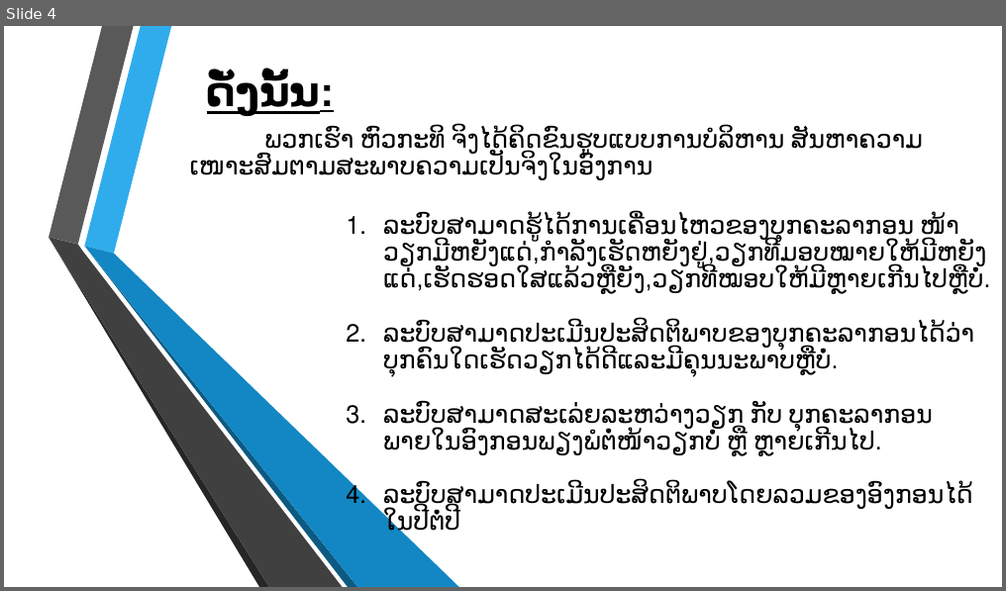
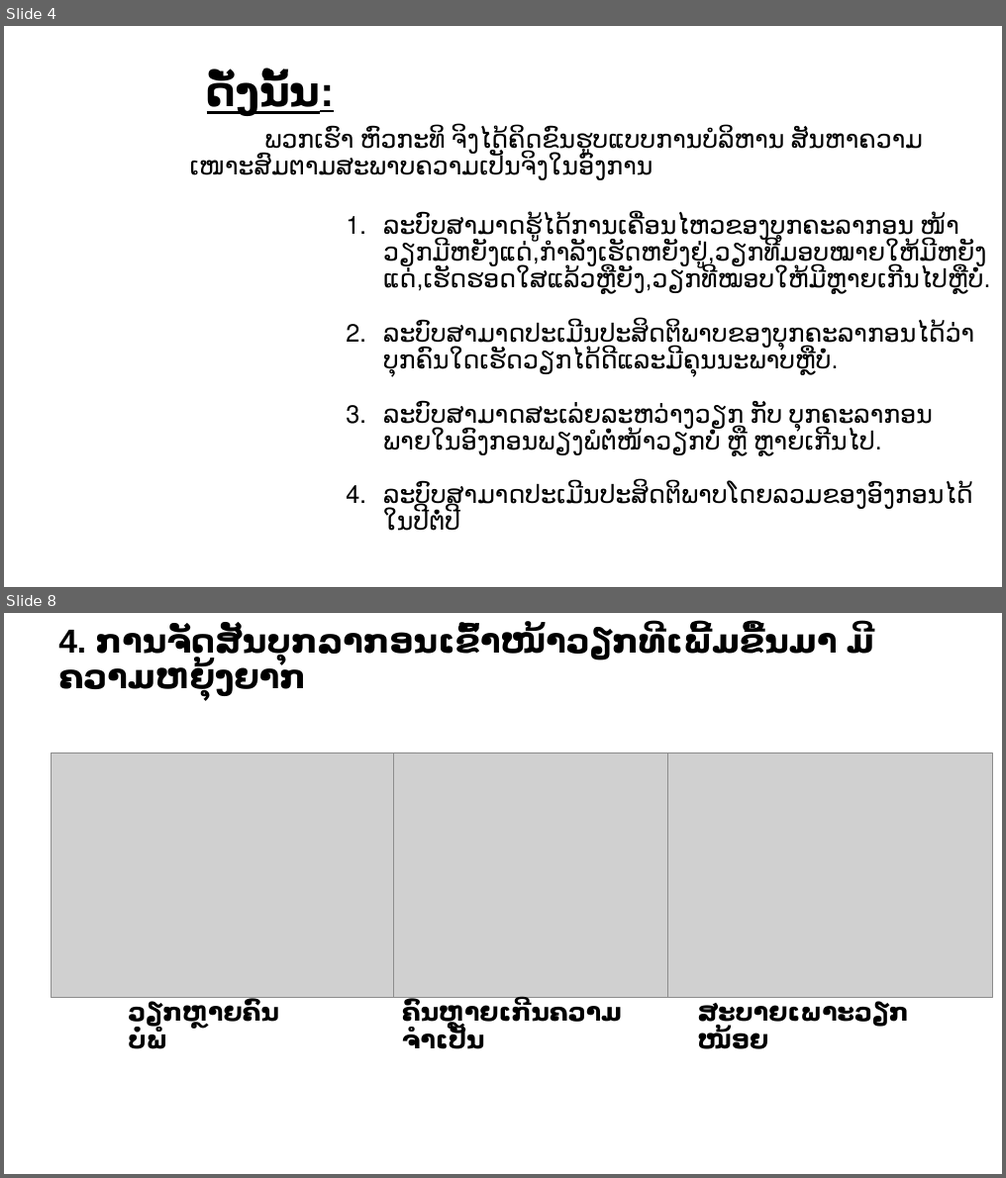
Before and after one commit to touy/taskmanager, a slide deck: ບົດພີເຊັ້ນ.pptx. Shown one above the other, each under a label of ours: slide 4 before the commit, slides 4 and 8 after it; the slides between them are not shown. The pictures are 1006x591 and 1006x1178 pixels, drawn with LibreOffice and Linux fonts; fonts in the diff are those of the drawing; grey boxes stand for pictures; background and template pictures are left out. Boxes give left, top, right and bottom in pixels: in the first picture for what was removed or moved away, otherwise in the second. Text is boxed around its words. In the diff, an @@ line names an element or a change of style, - is before the commit and + after.

```diff
--- a/ບົດພີເຊັ້ນ.pptx
+++ b/ບົດພີເຊັ້ນ.pptx
@@ slide 8 added at box(4, 613, 1002, 1174), background #FFFFFF @@
@@ text added at box(58, 625, 874, 696), 32 pt, text #000000, bold @@
+4. ການຈັດສັນບຸກລາກອນເຂົ້າໜ້າວຽກທີເພີ້ມຂື້ນມາ ມີຄວາມຫຍຸ້ງຍາກ
@@ picture added at box(52, 753, 416, 998) @@
@@ picture added at box(394, 753, 668, 998) @@
@@ picture added at box(668, 753, 992, 998) @@
@@ text added at box(128, 1000, 279, 1050), 24 pt, text #000000, bold @@
+ວຽກຫຼາຍຄົນບໍ່ພໍ
@@ text added at box(402, 1000, 622, 1050), 24 pt, text #000000, bold @@
+ຄົນຫຼາຍເກີນຄວາມຈຳເປັນ
@@ text added at box(698, 1028, 769, 1050), 24 pt, text #000000, bold @@
+ສະບາຍເພາະວຽກໜ້ອຍ
@@ slide 4 changed as well @@
@@ group removed at box(49, 26, 460, 587): 6 freeform shapes @@
```
Also in this commit, not shown: 3 other slides changed, 15 other slides added.
